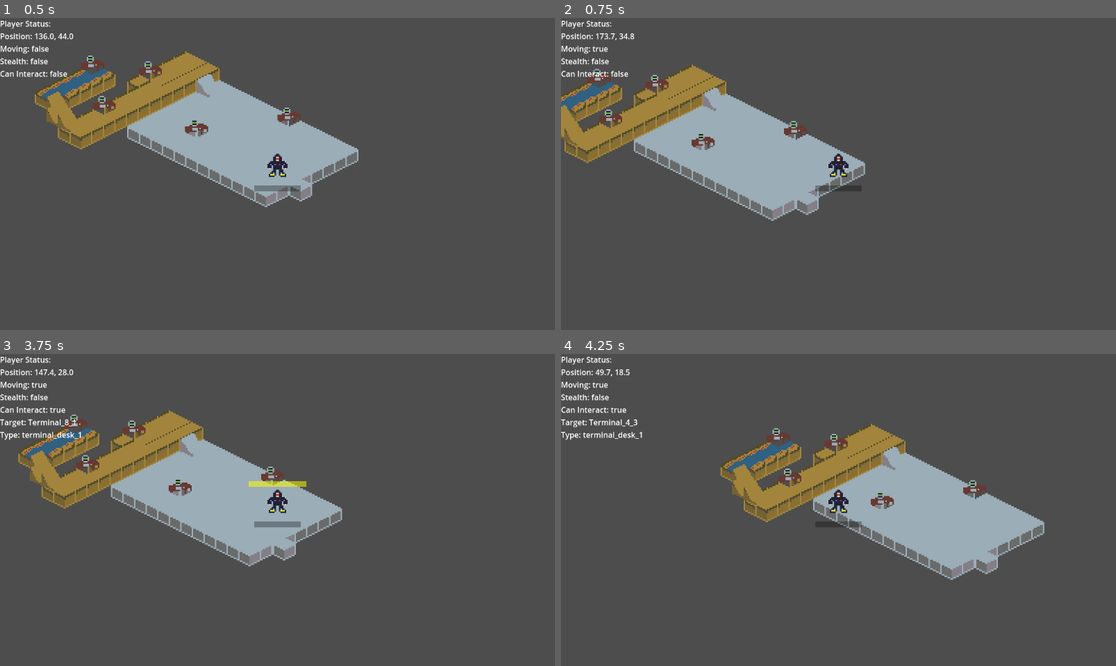
Above: before the commit, frames 1-4 (two rows, left to right).
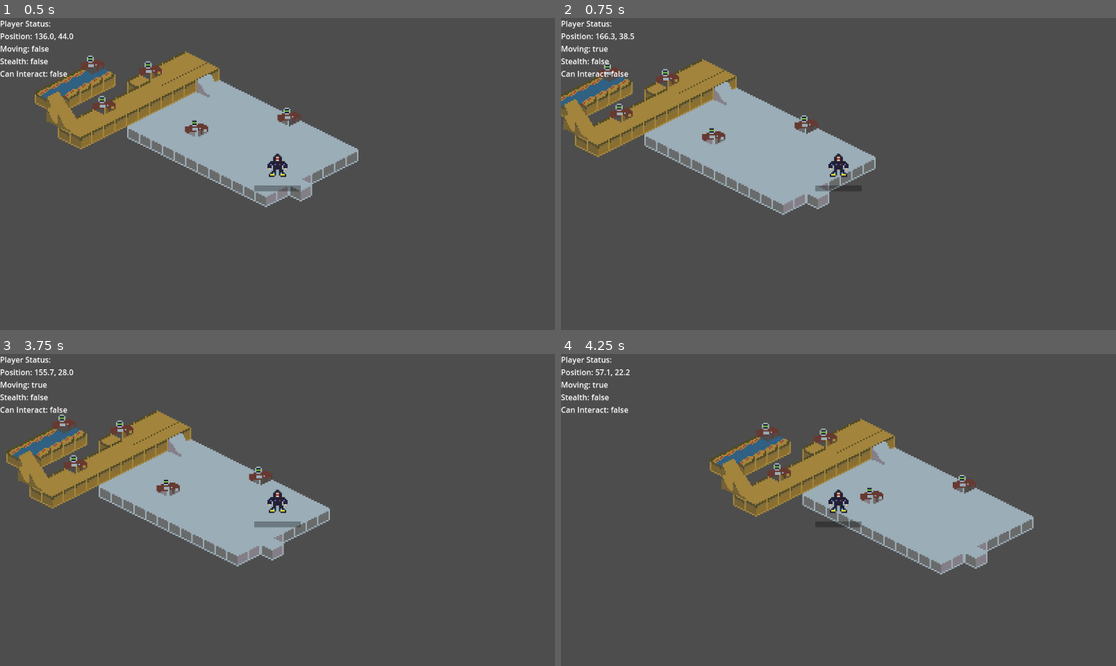
Above: after the commit, the same moments.

Repository: rivie13/cybercrawler-stealth-action
Game: Godot game, scene res://scenes/Main.tscn
Same seed, same stepped clock (60 frames per second), same inputs: the game is played once before the commit and once after it.
Inputs (mouse positions are in pixels of both pictures, inside the frame that each line leads up to):
- Up to frame 1 (0.5 s): no input
- Up to frame 2 (0.75 s): tap Enter (ui_accept) at 0.5 s; move the mouse to (960, 158) at 0.52 s; hold D (move_right) from 0.53 s (still down); hold Enter (ui_accept) from 0.53 s (still down); tap Space (interact) at 0.6 s; click (960, 158) at 0.67 s
- Up to frame 3 (3.75 s): release D (move_right) at 1.25 s; release Enter (ui_accept) at 1.25 s; drag from (166, 525) to (249, 572) at 1.27 s; tap Enter (ui_accept) at 2, 3.5 s; move the mouse to (333, 441) at 2.02 s; hold D (move_right) 2.03-2.75 s; hold Enter (ui_accept) 2.03-2.75 s; tap Space (interact) at 2.1 s; drag from (249, 572) to (111, 463) at 2.77 s; move the mouse to (444, 556) at 3.52 s; hold A (move_left) from 3.53 s (still down); hold Enter (ui_accept) from 3.53 s (still down); tap Alt at 3.6 s
- Up to frame 4 (4.25 s): keep holding A (move_left); keep holding Enter (ui_accept)

Frame 1 is identical in both runs. In frame 2, 5.8% of the frame differs, in the area x 0-57%, y 4-66%; in frame 3, 7.0%, in the area x 0-62%, y 4-69%; in frame 4, 6.7%.

Commit message:
Remove unused isometric floor tile and implement core terminal interaction components
- Deleted the obsolete isometric_floor_tile.png file.
- Introduced new files for terminal interaction, including TerminalDetector, TerminalObject, and TerminalTile.
- Enhanced player interaction with the addition of PlayerInteractionComponent and updated UI elements for terminal access.
- Established a Dependency Injection (DI) framework for terminal behaviors and interactions.

This commit streamlines the asset management and lays the groundwork for a more interactive gameplay experience centered around terminal mechanics.

Diff:
--- a/cybercrawler_basicstealthaction/scenes/Main.tscn
+++ b/cybercrawler_basicstealthaction/scenes/Main.tscn
@@ -1,7 +1,7 @@
 [gd_scene load_steps=8 format=4 uid="uid://d06d60abkyce3"]
 
 [ext_resource type="PackedScene" uid="uid://bqxv8yqxqxqxq" path="res://scenes/IsometricWorld.tscn" id="1"]
-[ext_resource type="Script" uid="uid://bhp7p4rqk1io1" path="res://scripts/Main.gd" id="1_main"]
+[ext_resource type="Script" uid="uid://b746otvflthim" path="res://scripts/core/Main.gd" id="1_main"]
 [ext_resource type="Texture2D" uid="uid://cmrfuofm46tfb" path="res://cybercrawler_tileset.png" id="2_rvslj"]
 [ext_resource type="PackedScene" uid="uid://cpe8cwtb6m38n" path="res://scripts/player/createdPlayer.tscn" id="3_0bbpv"]
 [ext_resource type="Script" uid="uid://ba7nl18bsl6kl" path="res://scenes/tile_map_layer.gd" id="3_rarhs"]
--- a/cybercrawler_basicstealthaction/scripts/Ground3D.gd
+++ /dev/null
@@ -1,28 +0,0 @@
-class_name Ground3D
-extends StaticBody3D
-
-@onready var ground_mesh: MeshInstance3D = $GroundMesh
-@onready var ground_collision: CollisionShape3D = $GroundCollision
-
-func _ready() -> void:
-    # Create a simple ground plane
-    var plane_mesh = PlaneMesh.new()
-    plane_mesh.size = Vector2(20, 20)  # 20x20 unit ground
-
-    # Create material for the ground
-    var material = StandardMaterial3D.new()
-    material.albedo_color = Color(0.3, 0.3, 0.3, 1)  # Dark gray
-    material.metallic = 0.0
-    material.roughness = 0.8
-
-    # Apply mesh and material
-    ground_mesh.mesh = plane_mesh
-    ground_mesh.material_override = material
-
-    # Set up collision
-    var collision_shape = BoxShape3D.new()
-    collision_shape.size = Vector3(20, 0.1, 20)  # Thin box for ground collision
-    ground_collision.shape = collision_shape
-
-    # Position the ground at Y=0
-    global_position = Vector3(0, 0, 0)
--- a/cybercrawler_basicstealthaction/scripts/Main.gd
+++ b/cybercrawler_basicstealthaction/scripts/core/Main.gd
@@ -18,6 +18,32 @@
 
 	# Setup terminal spawner
 	setup_terminal_spawner()
+
+func _exit_tree():
+	# Clean up when the scene is being removed
+	print("🧹 Cleaning up Main scene...")
+	cleanup()
+
+func _notification(what):
+	if what == NOTIFICATION_WM_CLOSE_REQUEST:
+		# Handle window close request
+		print("🔄 Window close requested - cleaning up...")
+		cleanup()
+		get_tree().quit()
+
+func cleanup():
+	# Clean up DI container
+	if di_container:
+		di_container.clear_bindings()
+		di_container = null
+
+	# Clean up any running tweens or timers
+	var tweens = get_tree().get_root().get_children()
+	for tween in tweens:
+		if tween is Tween and is_instance_valid(tween):
+			tween.kill()
+
+	print("✅ Cleanup complete")
 
 func test_tile_identification():
 	print("\n🧪 Testing Tile Identification System...")
--- a/cybercrawler_basicstealthaction/scripts/interfaces/ICommunicationInterface.gd
+++ b/cybercrawler_basicstealthaction/scripts/core/interfaces/ICommunicationInterface.gd
@@ -4,11 +4,11 @@
 extends RefCounted
 
 # Methods external systems implement
-func handle_terminal_interaction(terminal_type: String, context: Dictionary) -> void:
+func handle_terminal_interaction(_terminal_type: String, _context: Dictionary) -> void:
     # Override in implementations
     pass
 
-func notify_alert_state(alert_level: int, context: Dictionary) -> void:
+func notify_alert_state(_alert_level: int, _context: Dictionary) -> void:
     # Override in implementations
     pass
 
--- a/cybercrawler_basicstealthaction/scripts/interfaces/ITerminalSystem.gd
+++ b/cybercrawler_basicstealthaction/scripts/core/interfaces/ITerminalSystem.gd
@@ -4,7 +4,7 @@
 extends RefCounted
 
 # Terminal interaction methods
-func can_interact(player: Node) -> bool:
+func can_interact(_player: Node) -> bool:
     # Override in implementations
     return false
 
@@ -16,7 +16,7 @@
     # Override in implementations
     return {}
 
-func process_interaction(player: Node) -> Dictionary:
+func process_interaction(_player: Node) -> Dictionary:
     # Override in implementations - returns result data
     return {"success": false, "message": "Not implemented"}
 
--- a/cybercrawler_basicstealthaction/scripts/player/PlayerInteractionComponent.gd
+++ b/cybercrawler_basicstealthaction/scripts/player/components/PlayerInteractionComponent.gd
@@ -1,9 +1,11 @@
 class_name PlayerInteractionComponent
 extends RefCounted
 
-var interaction_range: float = 32.0  # reduced to 2 tiles - must be closer to terminal
+var interaction_range: float = 16.0  # reduced to 1 tile - must be closer to terminal
 var current_target: Node = null
 var tilemap: TileMapLayer = null
+var last_search_time: float = 0.0
+var search_cooldown: float = 0.5  # Only log every 0.5 seconds
 
 func set_tilemap(tm: TileMapLayer) -> void:
 	tilemap = tm
@@ -14,21 +16,26 @@
 	var closest_terminal: Node = null
 	var closest_distance: float = interaction_range
 
-	print("🔍 Searching for terminals in group 'terminals'. Found ", terminals.size(), " terminals")
+	# Only log occasionally to prevent spam
+	var current_time = Time.get_time_dict_from_system().get("second", 0)
+	if current_time - last_search_time > search_cooldown:
+		print("🔍 Searching for terminals in group 'terminals'. Found ", terminals.size(), " terminals")
+		last_search_time = current_time
 
 	for terminal in terminals:
 		if terminal.has_method("get_global_position"):
 			var distance = player_position.distance_to(terminal.get_global_position())
-			print("🎯 Terminal '", terminal.name, "' at distance: ", distance, " (range: ", interaction_range, ")")
 			if distance < closest_distance:
 				closest_distance = distance
 				closest_terminal = terminal
-				print("✅ Selected terminal '", terminal.name, "' as closest")
+				# Only log when we find a new closest terminal
+				if current_time - last_search_time > search_cooldown:
+					print("✅ Selected terminal '", terminal.name, "' as closest")
 
 	current_target = closest_terminal
-	if current_target:
+	if current_target and current_time - last_search_time > search_cooldown:
 		print("🎯 Current interaction target: ", current_target.name, " at ", current_target.get_global_position())
-	else:
+	elif not current_target and current_time - last_search_time > search_cooldown:
 		print("❌ No terminal found within interaction range")
 
 	return current_target
@@ -36,7 +43,7 @@
 func create_terminal_object(world_pos: Vector2, source_id: int) -> Node:
 	# Create a simple object to represent the terminal tile
 	var terminal = Node2D.new()
-	terminal.set_script(load("res://scripts/TerminalTile.gd"))
+	terminal.set_script(load("res://scripts/terminals/TerminalTile.gd"))
 	terminal.global_position = world_pos
 	terminal.terminal_type = "terminal_" + str(source_id)
 	terminal.name = "Terminal_" + str(source_id) + "_" + str(world_pos.x) + "_" + str(world_pos.y)
--- a/cybercrawler_basicstealthaction/scripts/player/createdPlayer.tscn
+++ b/cybercrawler_basicstealthaction/scripts/player/createdPlayer.tscn
@@ -2,7 +2,7 @@
 
 [ext_resource type="Texture2D" uid="uid://jhmv8n34cfvb" path="res://BasicPlayer.png" id="1_grnqn"]
 [ext_resource type="Script" uid="uid://ka8knok4vqh1" path="res://scripts/player/created_player.gd" id="1_qrkmh"]
-[ext_resource type="Script" path="res://scripts/player/CyberpunkInteractionUI.gd" id="2_cyberpunk"]
+[ext_resource type="Script" path="res://scripts/player/ui/CyberpunkInteractionUI.gd" id="2_cyberpunk"]
 
 [sub_resource type="CircleShape2D" id="CircleShape2D_f72ek"]
 radius = 2.0
--- a/cybercrawler_basicstealthaction/scripts/player/created_player.gd
+++ b/cybercrawler_basicstealthaction/scripts/player/created_player.gd
@@ -20,6 +20,11 @@
 # Isometric movement system
 var isometric_offset: Vector2 = Vector2(8, 4)  # Half tile size for isometric positioning (16x8 tiles)
 
+# Interaction optimization
+var last_player_position: Vector2 = Vector2.ZERO
+var interaction_search_cooldown: float = 0.1  # Only search every 0.1 seconds
+var last_interaction_search_time: float = 0.0
+
 func initialize(container: DIContainer) -> void:
 	# Dependency injection
 	input_behavior = container.get_implementation("IPlayerInputBehavior")
@@ -43,6 +48,8 @@
 func _ready() -> void:
 	# Add to player group for identification
 	add_to_group("players")
+	# Initialize last position
+	last_player_position = global_position
 
 func _physics_process(delta: float) -> void:
 	if not input_behavior:
@@ -55,8 +62,8 @@
 	# Handle movement
 	_handle_movement(delta)
 
-	# Handle interactions
-	_handle_interactions()
+	# Handle interactions (optimized to prevent infinite loops)
+	_handle_interactions(delta)
 
 	# Update isometric effects
 	_update_isometric_effects()
@@ -67,16 +74,31 @@
 	# Update debug info
 	_update_debug_info()
 
-func _handle_movement(_delta: float) -> void:
+func _handle_movement(delta: float) -> void:
 	var input_direction = input_behavior.get_current_input()
-	# Use 2D movement for isometric world
-	velocity = input_direction * movement_component.speed
+	# Use the movement component to calculate velocity with smooth acceleration
+	velocity = movement_component.update_movement(delta, input_direction)
 	move_and_slide()
 
-func _handle_interactions() -> void:
-	# Find nearby terminals using 2D position
-	var target = interaction_component.find_interaction_target(global_position)
-	input_behavior.set_interaction_target(target)
+func _handle_interactions(_delta: float) -> void:
+	# Only search for terminals if player moved or if we don't have a current target
+	var should_search = false
+
+	# Check if player moved significantly
+	if global_position.distance_to(last_player_position) > 1.0:
+		should_search = true
+		last_player_position = global_position
+
+	# Check if we need to search due to time or missing target
+	if not interaction_component.can_interact():
+		should_search = true
+
+	# Add cooldown to prevent excessive searching
+	if should_search and Time.get_time_dict_from_system().get("second", 0) - last_interaction_search_time > interaction_search_cooldown:
+		# Find nearby terminals using 2D position
+		var target = interaction_component.find_interaction_target(global_position)
+		input_behavior.set_interaction_target(target)
+		last_interaction_search_time = Time.get_time_dict_from_system().get("second", 0)
 
 	# Handle interaction input
 	if Input.is_action_just_pressed("interact"):
@@ -134,8 +156,9 @@
 			debug_label.text = current_text + "\n✅ INTERACTION SUCCESS!"
 
 			# Clear the success message after 2 seconds
-			await get_tree().create_timer(2.0).timeout
-			if debug_label:
+			var timer = get_tree().create_timer(2.0)
+			await timer.timeout
+			if debug_label and is_instance_valid(debug_label):
 				debug_label.text = current_text
 	else:
 		print("❌ ERROR: No valid interaction target found")
@@ -153,8 +176,10 @@
 	popup.popup_centered()
 
 	# Auto-close after 3 seconds
-	await get_tree().create_timer(3.0).timeout
-	popup.queue_free()
+	var timer = get_tree().create_timer(3.0)
+	await timer.timeout
+	if is_instance_valid(popup):
+		popup.queue_free()
 
 func _update_isometric_effects() -> void:
 	# Isometric: Update visual effects based on position
--- a/cybercrawler_basicstealthaction/scripts/player/CyberpunkInteractionUI.gd
+++ b/cybercrawler_basicstealthaction/scripts/player/ui/CyberpunkInteractionUI.gd
@@ -11,6 +11,12 @@
 var ui_visible: bool = false
 var alpha: float = 0.0
 var target_alpha: float = 0.0
+
+# Tween management
+var current_tween: Tween = null
+var glitch_tween: Tween = null
+var color_tween: Tween = null
+var reset_tween: Tween = null
 
 func _ready():
 	setup_ui()
@@ -18,6 +24,31 @@
 	hide_ui()
 	# Make sure we're on top of other UI elements
 	mouse_filter = Control.MOUSE_FILTER_IGNORE
+
+func _exit_tree():
+	# Clean up all tweens and timers when the node is being removed
+	cleanup_tweens()
+	if glitch_timer and is_instance_valid(glitch_timer):
+		glitch_timer.stop()
+		glitch_timer.queue_free()
+
+func cleanup_tweens():
+	# Stop and free all active tweens
+	if current_tween and is_instance_valid(current_tween):
+		current_tween.kill()
+		current_tween = null
+
+	if glitch_tween and is_instance_valid(glitch_tween):
+		glitch_tween.kill()
+		glitch_tween = null
+
+	if color_tween and is_instance_valid(color_tween):
+		color_tween.kill()
+		color_tween = null
+
+	if reset_tween and is_instance_valid(reset_tween):
+		reset_tween.kill()
+		reset_tween = null
 
 func setup_ui():
 	# Create main container - position it properly on screen
@@ -133,21 +164,22 @@
 	show()
 
 	# Animate progress bar
-	var tween = create_tween()
-	tween.tween_property(progress_bar, "value", 100, 2.0)
-	tween.tween_callback(_on_hacking_complete)
+	current_tween = create_tween()
+	current_tween.tween_property(progress_bar, "value", 100, 2.0)
+	current_tween.tween_callback(_on_hacking_complete)
 
 func hide_ui():
 	ui_visible = false
 	target_alpha = 0.0
 	glitch_timer.stop()
 
-	var tween = create_tween()
-	tween.tween_property(self, "modulate:a", 0.0, 0.3)
-	tween.tween_callback(hide)
+	cleanup_tweens()
+	current_tween = create_tween()
+	current_tween.tween_property(self, "modulate:a", 0.0, 0.3)
+	current_tween.tween_callback(hide)
 
 func _on_glitch_timer_timeout():
-	if ui_visible:
+	if ui_visible and is_instance_valid(self):
 		# Add cyberpunk glitch effect
 		var glitch_offset = Vector2(randf_range(-3, 3), randf_range(-3, 3))
 		interaction_label.position += glitch_offset
@@ -159,15 +191,20 @@
 		status_label.add_theme_color_override("font_color", glitch_color)
 
 		# Reset position and color after a short delay
-		await get_tree().create_timer(0.03).timeout
-		interaction_label.position -= glitch_offset
-		status_label.position -= glitch_offset
-
-		# Reset colors
-		interaction_label.add_theme_color_override("font_color", Color(0, 255, 255))
-		status_label.add_theme_color_override("font_color", Color(255, 255, 0))
+		var timer = get_tree().create_timer(0.03)
+		await timer.timeout
+		if is_instance_valid(self) and is_instance_valid(interaction_label) and is_instance_valid(status_label):
+			interaction_label.position -= glitch_offset
+			status_label.position -= glitch_offset
+
+			# Reset colors
+			interaction_label.add_theme_color_override("font_color", Color(0, 255, 255))
+			status_label.add_theme_color_override("font_color", Color(255, 255, 0))
 
 func _on_hacking_complete():
+	if not is_instance_valid(self):
+		return
+
 	status_label.text = "ACCESS GRANTED"
 	status_label.add_theme_color_override("font_color", Color(0, 255, 0))  # Green
 
@@ -175,13 +212,15 @@
 	start_cyberpunk_glitch_animation()
 
 	# Hide after showing completion
-	await get_tree().create_timer(2.0).timeout
-	hide_ui()
+	var timer = get_tree().create_timer(2.0)
+	await timer.timeout
+	if is_instance_valid(self):
+		hide_ui()
 
 func start_cyberpunk_glitch_animation():
 	# Create a camera zoom effect that looks like glitching into cyberspace
 	var camera = get_viewport().get_camera_2d()
-	if camera:
+	if camera and is_instance_valid(camera):
 		# Store original camera properties
 		var original_zoom = camera.zoom
 		var original_position = camera.global_position
@@ -192,7 +231,7 @@
 		var target_position = terminal.global_position if terminal else (player.global_position if player else original_position)
 
 		# Create intense glitch effect
-		var glitch_tween = create_tween()
+		glitch_tween = create_tween()
 		glitch_tween.set_parallel(true)
 
 		# Zoom INTO the terminal (LARGER zoom values = zoom in)
@@ -220,15 +259,17 @@
 		get_tree().current_scene.add_child(color_rect)
 
 		# Animate the color overlay
-		var color_tween = create_tween()
+		color_tween = create_tween()
 		color_tween.tween_property(color_rect, "modulate:a", 0.0, 0.8)
 		color_tween.tween_callback(color_rect.queue_free)
 
 		# Reset camera after animation
-		await get_tree().create_timer(1.0).timeout
-		var reset_tween = create_tween()
-		reset_tween.tween_property(camera, "zoom", original_zoom, 0.5)
-		reset_tween.tween_property(camera, "global_position", original_position, 0.5)
+		var timer = get_tree().create_timer(1.0)
+		await timer.timeout
+		if is_instance_valid(camera) and is_instance_valid(self):
+			reset_tween = create_tween()
+			reset_tween.tween_property(camera, "zoom", original_zoom, 0.5)
+			reset_tween.tween_property(camera, "global_position", original_position, 0.5)
 
 func _process(delta):
 	# Smooth alpha transition
--- a/cybercrawler_basicstealthaction/scripts/TerminalSpawner.gd
+++ b/cybercrawler_basicstealthaction/scripts/terminals/TerminalSpawner.gd
@@ -49,7 +49,7 @@
 			terminal_body.global_position = tilemap.map_to_local(cell_pos)
 
 			# Add terminal behavior script
-			var terminal_script = load("res://scripts/TerminalTile.gd")
+			var terminal_script = load("res://scripts/terminals/TerminalTile.gd")
 			terminal_body.set_script(terminal_script)
 			terminal_body.terminal_type = terminal_type
 			terminal_body.terminal_name = terminal_body.name
--- a/cybercrawler_basicstealthaction/scripts/TerminalTile.gd
+++ b/cybercrawler_basicstealthaction/scripts/terminals/TerminalTile.gd
@@ -26,7 +26,7 @@
 func get_terminal_type() -> String:
 	return terminal_type
 
-func can_interact() -> bool:
+func is_interactable() -> bool:
 	return true
 
 func set_terminal_behavior(behavior: ITerminalBehavior) -> void:
Not shown, removed: cybercrawler_basicstealthaction/scripts/Ground3D.gd.uid
Not shown, removed: cybercrawler_basicstealthaction/scripts/IsometricWorldController.gd.uid
Not shown, removed: cybercrawler_basicstealthaction/scripts/Main.gd.uid
Not shown, removed: cybercrawler_basicstealthaction/scripts/Terminal2D.gd.uid
Not shown, removed: cybercrawler_basicstealthaction/scripts/TerminalDetector.gd.uid
Not shown, removed: cybercrawler_basicstealthaction/scripts/TerminalObject.gd.uid
Not shown, removed: cybercrawler_basicstealthaction/scripts/TerminalSpawner.gd.uid
Not shown, removed: cybercrawler_basicstealthaction/scripts/TerminalTile.gd.uid
Not shown, removed: cybercrawler_basicstealthaction/scripts/TerminalTileIdentifier.gd.uid
Not shown, added: cybercrawler_basicstealthaction/scripts/core/Main.gd.uid
Renamed: cybercrawler_basicstealthaction/scripts/di/DIContainer.gd -> cybercrawler_basicstealthaction/scripts/core/di/DIContainer.gd
Renamed: cybercrawler_basicstealthaction/scripts/di/DIContainer.gd.uid -> cybercrawler_basicstealthaction/scripts/core/di/DIContainer.gd.uid
(and 32 more such lines)
